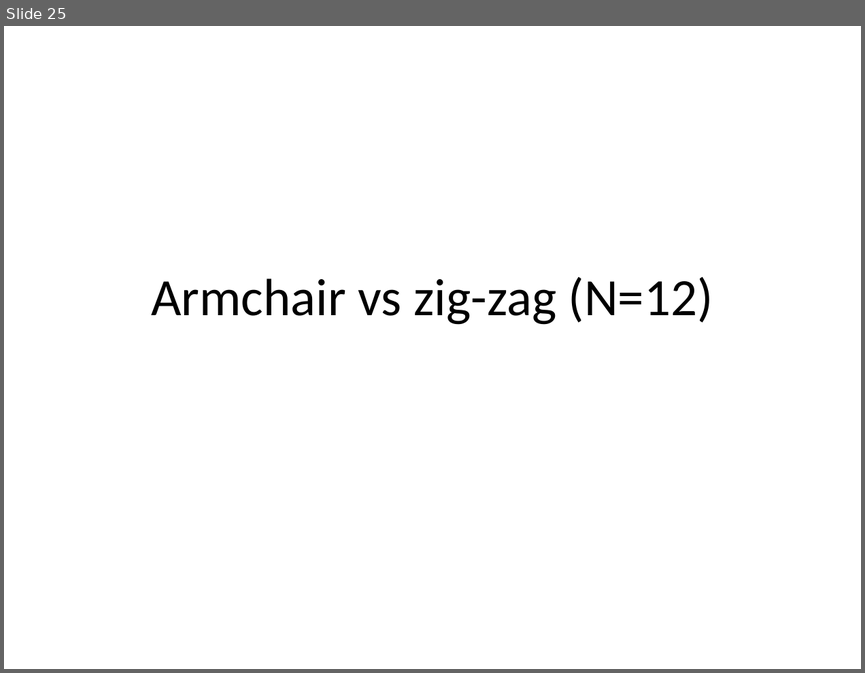
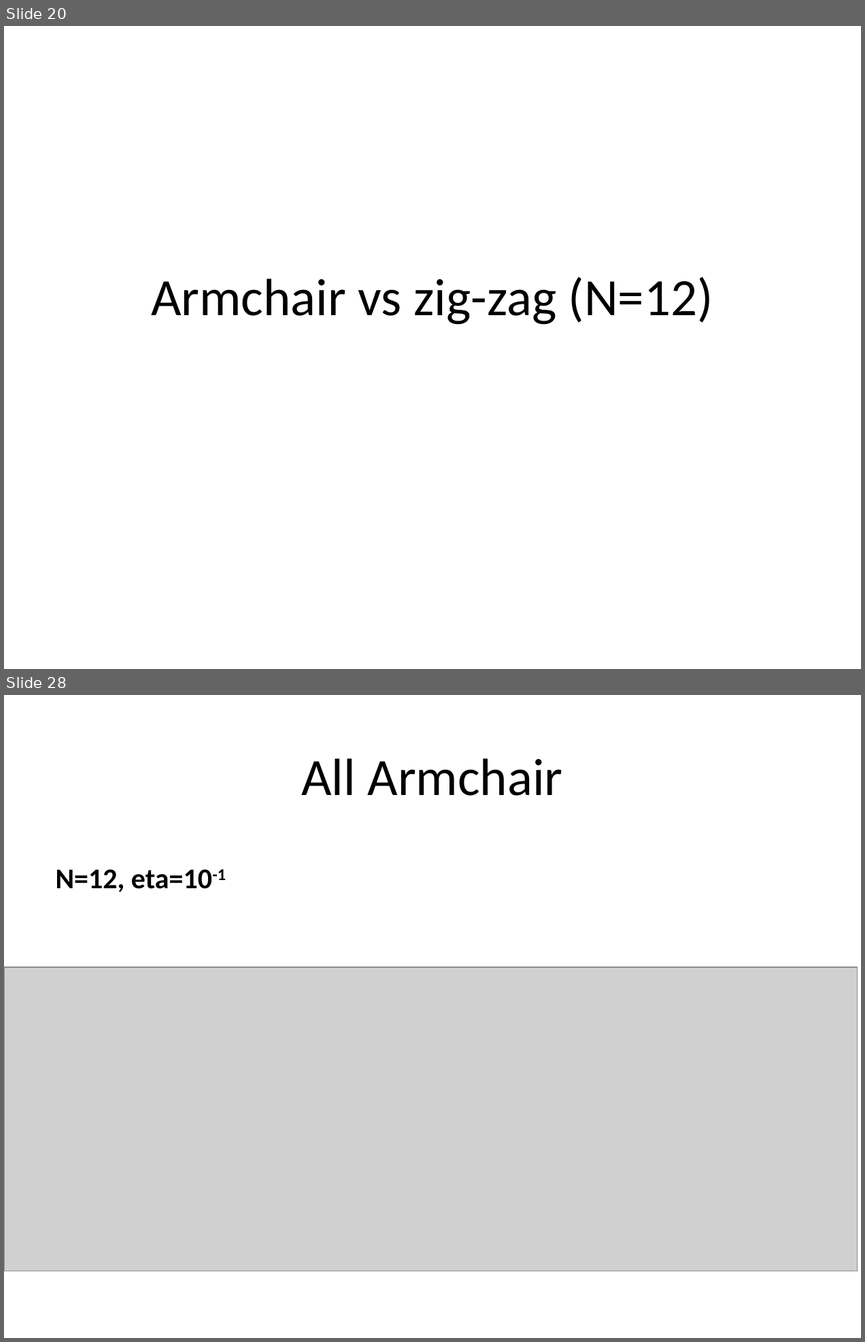
Before and after one commit to BastianValhoj/QTM-ML, a slide deck: meeting_notes/presentation.pptx. Shown one above the other, each under a label of ours: slide 25 before the commit, slides 20 and 28 after it; the slides between them are not shown. The pictures are 865x673 and 865x1342 pixels, drawn with LibreOffice and Linux fonts; fonts in the diff are those of the drawing; grey boxes stand for pictures. Boxes give left, top, right and bottom in pixels: in the first picture for what was removed or moved away, otherwise in the second. Text is boxed around its words. In the diff, an @@ line names an element or a change of style, - is before the commit and + after.

```diff
--- a/meeting_notes/presentation.pptx
+++ b/meeting_notes/presentation.pptx
@@ slide 28 added at box(4, 695, 861, 1338), background #FFFFFF @@
@@ title added at box(301, 758, 563, 796), 44 pt, text #000000 @@
+All Armchair
@@ text added at box(56, 869, 226, 892), 24 pt, text #000000, bold @@
+N=12, eta=10-1
@@ picture added at box(4, 966, 857, 1271) @@
@@ what was slide 25 is now slide 20 @@
```
Also in this commit, not shown: 23 slides changed, 6 other slides added, 2 slides removed.
